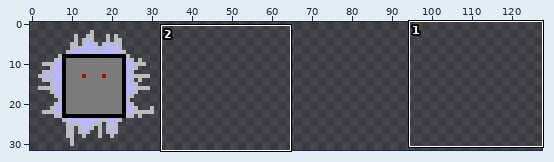
A sprite sheet gets an edit: assets/enemy/en_spike_square_big.png. Above: a wide view before the commit, with the close-up outlined.
Close-up. Before the commit:
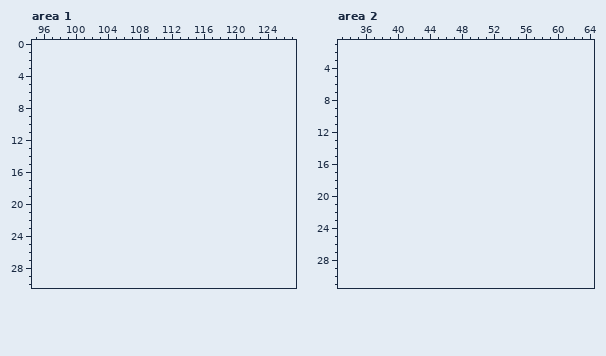
The file is 32x32 pixels. Colours within 5 levels of each other are drawn and written as one. Shown: area 1: x 95..127, y 0..30; area 2: x 33..64, y 1..31. The old version is drawn lined up with the new one, on the new canvas. The commit also changed other parts of the picture, which this record leaves out.
Palette (. is transparent): 
Now the later version:
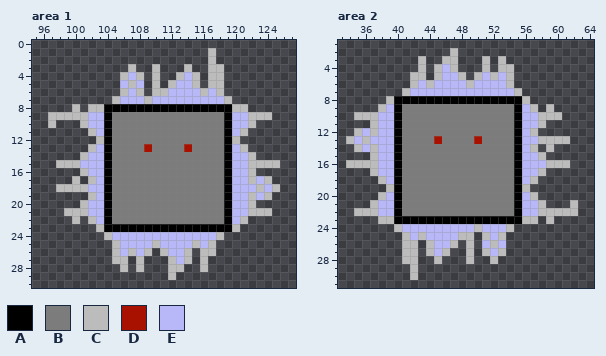
Colours new in this view: A #000000  B #7c7c7c  C #bcbcbc  D #a81000  E #b8b8f8
Difference:
canvas 32x32 -> 128x32
Changed rows in their new state; - is an unchanged pixel.
Area 1:
first column x 97:
 1 --------------------C--------
 2 --------------------C--------
 3 ----------C--C---C--CC-------
 4 ---------CEC-C--CEC-CC-------
 5 ---------ECE-C-CEEC-CC-------
 6 ---------CEC-CCEEEECEC-------
 7 --------CEEECEEEEEEEEEC------
 8 ---C-CCAAAAAAAAAAAAAAAACC----
 9 CCCCCEEABBBBBBBBBBBBBBAEECCC-
10 C---CEEABBBBBBBBBBBBBBAEEC---
11 -----CEABBBBBBBBBBBBBBAEC----
12 ------CABBBBBBBBBBBBBBAC-----
13 -----CEABBBBDBBBBDBBBBAEC----
14 ----CEEABBBBBBBBBBBBBBAEEC---
15 -CCCEEEABBBBBBBBBBBBBBAEECCCC
16 ----CEEABBBBBBBBBBBBBBAEEC---
17 ---C-CEABBBBBBBBBBBBBBAEECEC-
18 -CCCCEEABBBBBBBBBBBBBBAEEECEC
19 -----CEABBBBBBBBBBBBBBAEECEC-
20 ----CEEABBBBBBBBBBBBBBAEEC---
21 --CCCEEABBBBBBBBBBBBBBAEECCC-
22 ---C-CEABBBBBBBBBBBBBBAEC----
23 ------CAAAAAAAAAAAAAAAAC-----
24 -------CEEEEEEEEEEEEEC-------
25 --------CEEEECEEEECEC--------
26 --------CECEC-CEEC-CC--------
27 --------CC-C---CEC-C---------
28 ---------C-C---CC--C---------
29 ---------------C-------------
Area 2:
first column x 34:
 2 -------------C---------------
 3 ---------C--CC---C-C---------
 4 ---------C-CEC---C-CC--------
 5 --------CC-CEEC-CECEC--------
 6 --------CECEEEECEEEEC--------
 7 -------CEEEEEEEEEEEEEC-------
 8 -----CAAAAAAAAAAAAAAAAC------
 9 ----CEABBBBBBBBBBBBBBAEC-C---
10 -CCCEEABBBBBBBBBBBBBBAEECCC--
11 ---CEEABBBBBBBBBBBBBBAEEC----
12 -CECEEABBBBBBBBBBBBBBAEC-----
13 CECEEEABBBBDBBBBDBBBBAEECCCC-
14 -CECEEABBBBBBBBBBBBBBAEC-C---
15 ---CEEABBBBBBBBBBBBBBAEEC----
16 CCCCEEABBBBBBBBBBBBBBAEEECCC-
17 ---CEEABBBBBBBBBBBBBBAEEC----
18 ----CEABBBBBBBBBBBBBBAEC-----
19 -----CABBBBBBBBBBBBBBAC------
20 ----CEABBBBBBBBBBBBBBAEC-----
21 ---CEEABBBBBBBBBBBBBBAEEC---C
22 -CCCEEABBBBBBBBBBBBBBAEECCCCC
23 ----CCAAAAAAAAAAAAAAAACC-C---
24 ------CEEEEEEEEECEEEC--------
25 -------CECEEEECC-CEC---------
26 -------CC-CEEC-C-ECE---------
27 -------CC-CEC--C-CEC---------
28 -------CC--C---C--C----------
29 --------C--------------------
30 --------C--------------------
Where, in picture pixels (left, top, right, bottom), the same in both close-ups:
added: (48, 48, 280, 280)
added: (346, 48, 578, 280)
